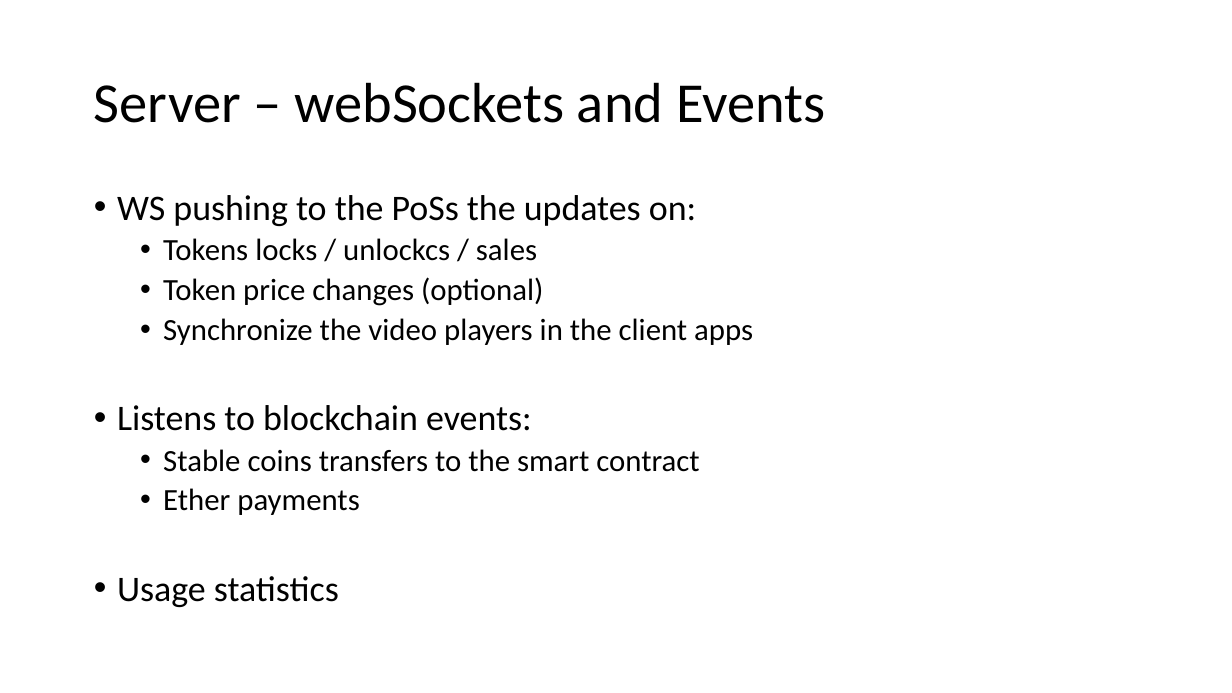
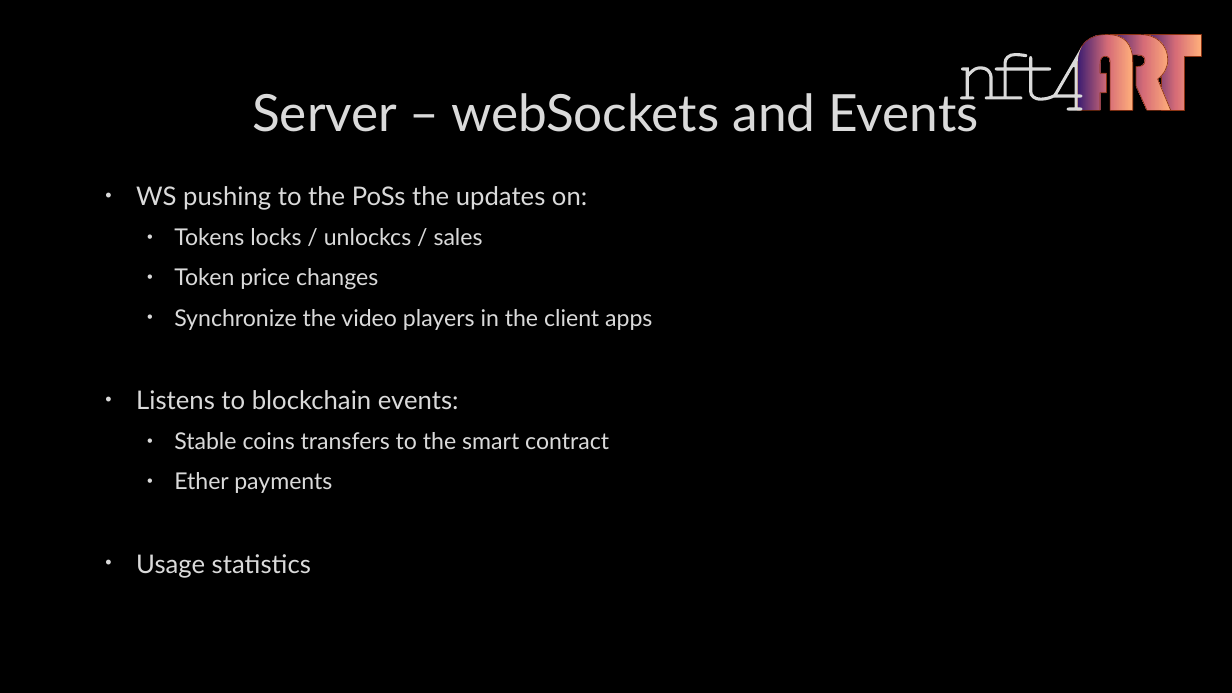
Before and after one commit to PhilippeMeyer/nft4Art, a slide deck: slide 11 of specs.pptx (slide 9 before the commit). Drawn at 1232x693 pixels with LibreOffice and Linux fonts; fonts in the diff are those of the drawing; background and template pictures are left out. Boxes give left, top, right and bottom in pixels: in the first picture for what was removed or moved away, otherwise in the second. Text is boxed around its words. In the diff, an @@ line names an element or a change of style, - is before the commit and + after.

```diff
--- a/specs.pptx
+++ b/specs.pptx
@@ background #FFFFFF to picture (left out) @@
@@ group added at <box>960,34,1202,111</box>: 5 freeform shapes @@
@@ title "Server – webSockets and Events": place and size @@
-title "Server – webSockets and Events" at <box>94,82,825,123</box>
+title "Server – webSockets and Events" at <box>252,86,978,132</box>
@@ title "Server – webSockets and Events" at <box>252,86,978,132</box>: size 44 to 40 pt, font Calibri to Lato, text colour #000000 to #DADADA, letter outline none to #404040 0.75 pt; alignment left to centre; line spacing 0.9 to 1 @@
@@ text "WS pushing to the PoSs ...": place and size @@
-text "WS pushing to the PoSs ..." at <box>117,195,753,607</box>
+text "WS pushing to the PoSs ..." at <box>136,186,652,578</box>
@@ text at <box>136,186,652,578</box>: size 28 to 20 pt in "WS pushing to the PoSs the updates ...", "Listens to blockchain events:", "Usage statistics"; font Calibri to Lato, text colour #000000 to #DADADA, letter outline none to #404040 0.75 pt; size 24 to 18 pt in "Tokens locks / unlockcs / sales", "Synchronize the video players in the client ...", "Stable coins transfers to the smart contract", "Ether payments"; indent changed; line spacing 0.9 to 1; more space between paragraphs @@
@@ text at <box>174,268,378,290</box>: text changed; size 24 to 18 pt; font Calibri to Lato; text colour #000000 to #DADADA @@
-  • Token price changes (optional)
+  • Token price changes
```
Also in this commit, not shown: 10 other slides changed, 3 slides added, 2 slides removed.
